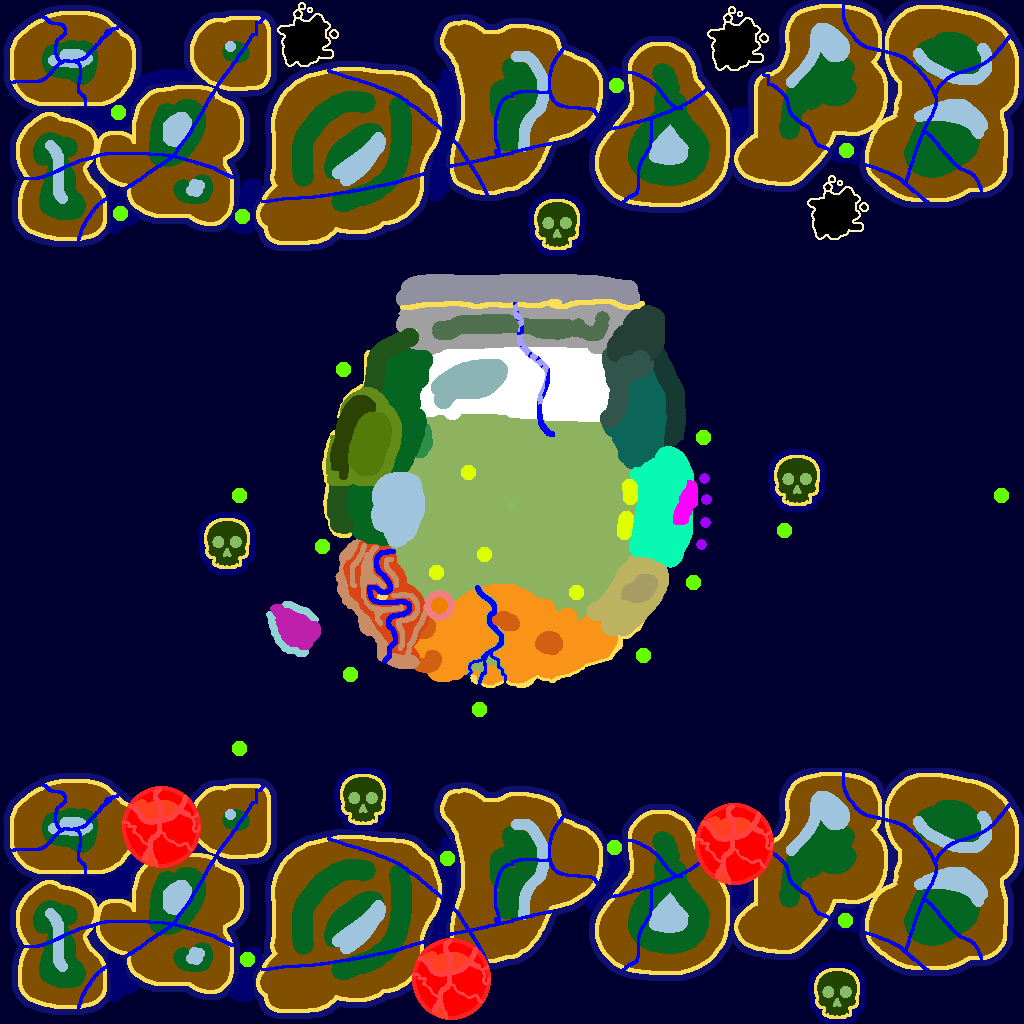
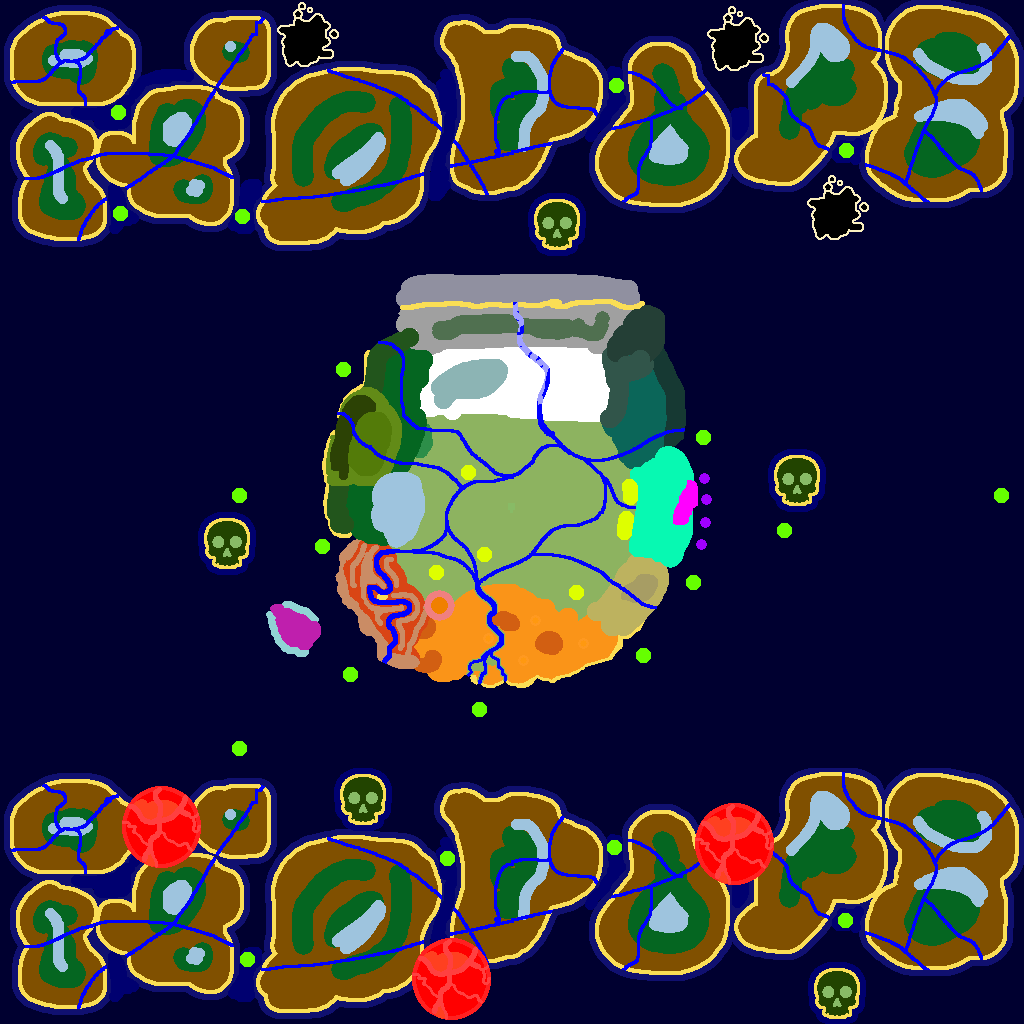
Before/after of a 1024x1024 layered artwork. What changed in the layer stack:
added layer "RiverInland" above "DesertOasis-Kopie #2" over [337, 341, 685, 609]
added layer "DesertOasis-Kopie #2" above "DesertOasis-Kopie #1" over [578, 638, 589, 649]
added layer "DesertOasis-Kopie #1" above "DesertOasis-Kopie" over [518, 655, 529, 666]
added layer "DesertOasis-Kopie" above "DesertOasis" over [483, 633, 494, 644]
added layer "DesertOasis" above "TinkersIsles" over [530, 615, 541, 626]
